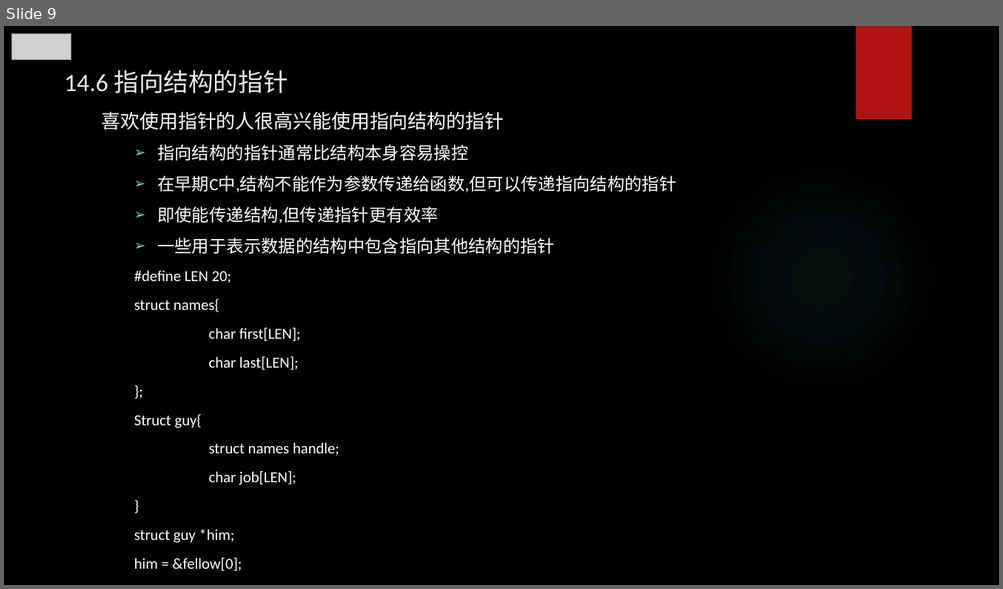
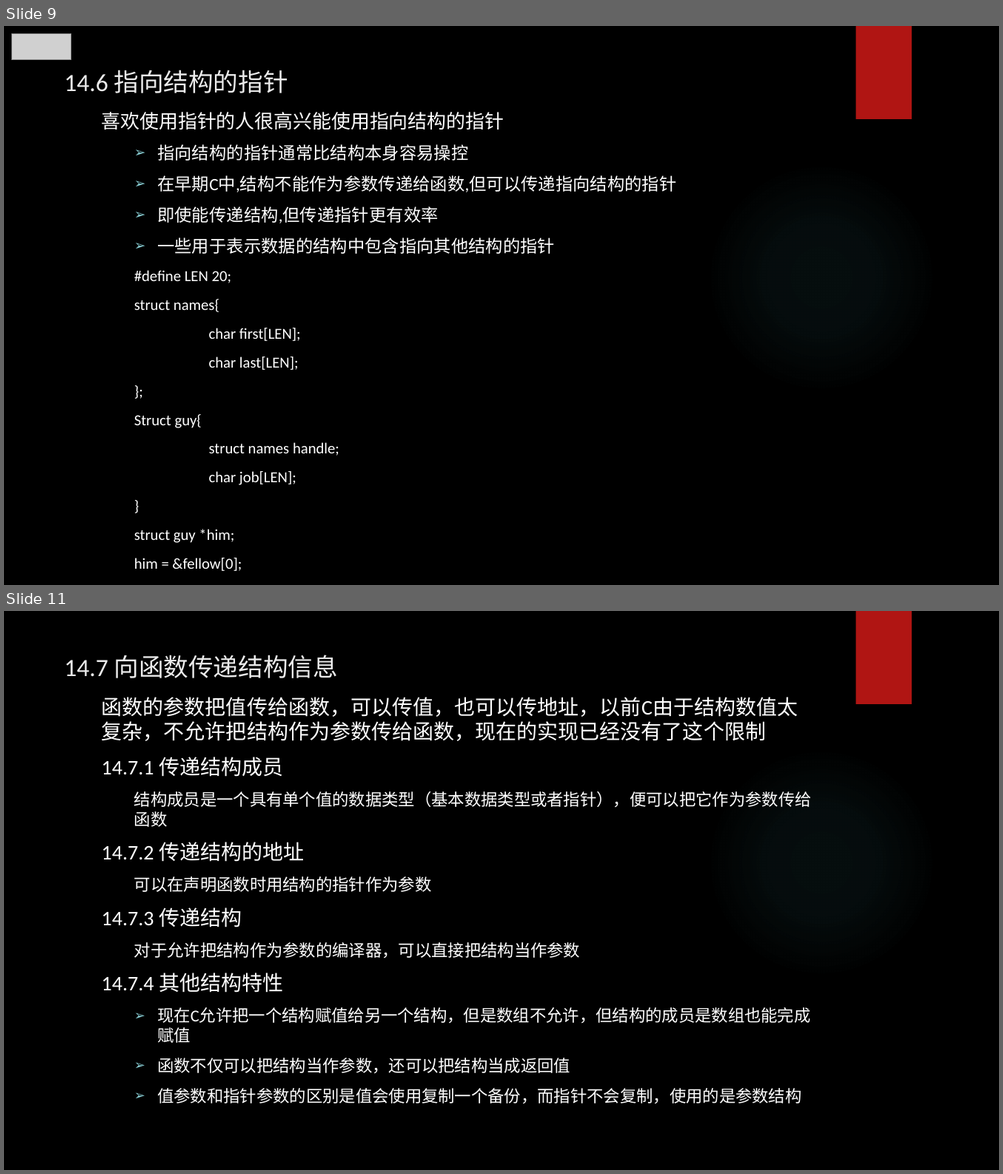
Before and after one commit to tsyin/c_ppt-code, a slide deck: PPT/14 结构和其他数据形式.pptx. Shown one above the other, each under a label of ours: slide 9 before the commit, slides 9 and 11 after it; the slides between them are not shown. The pictures are 1003x589 and 1003x1174 pixels, drawn with LibreOffice and Linux fonts; fonts in the diff are those of the drawing; grey boxes stand for pictures; background and template pictures are left out. Boxes give left, top, right and bottom in pixels: in the first picture for what was removed or moved away, otherwise in the second. Text is boxed around its words. In the diff, an @@ line names an element or a change of style, - is before the commit and + after.

```diff
--- a/PPT/14 结构和其他数据形式.pptx
+++ b/PPT/14 结构和其他数据形式.pptx
@@ slide 11 added at [4, 611, 999, 1170], background picture (left out); not listed: 2 template elements that a slide beside it also shows @@
@@ title added at [64, 655, 337, 678], 24 pt, text #EBEBEB @@
+14.7 向函数传递结构信息
@@ text added at [102, 697, 811, 1105], 16 pt, text #FFFFFF @@
+函数的参数把值传给函数，可以传值，也可以传地址，以前C由于结构数值太复杂，不允许把结构作为参数传给函数，现在的实现已经没有了这个限制
+14.7.1 传递结构成员
+  结构成员是一个具有单个值的数据类型（基本数据类型或者指针），便可以把它作为参数传给函数
+14.7.2 传递结构的地址
+  可以在声明函数时用结构的指针作为参数
+14.7.3 传递结构
+  对于允许把结构作为参数的编译器，可以直接把结构当作参数
+14.7.4 其他结构特性
+  ➢ 现在C允许把一个结构赋值给另一个结构，但是数组不允许，但结构的成员是数组也能完成赋值
+  ➢ 函数不仅可以把结构当作参数，还可以把结构当成返回值
+  ➢ 值参数和指针参数的区别是值会使用复制一个备份，而指针不会复制，使用的是参数结构
```
Also in this commit, not shown: 1 slide changed, 5 other slides added.
